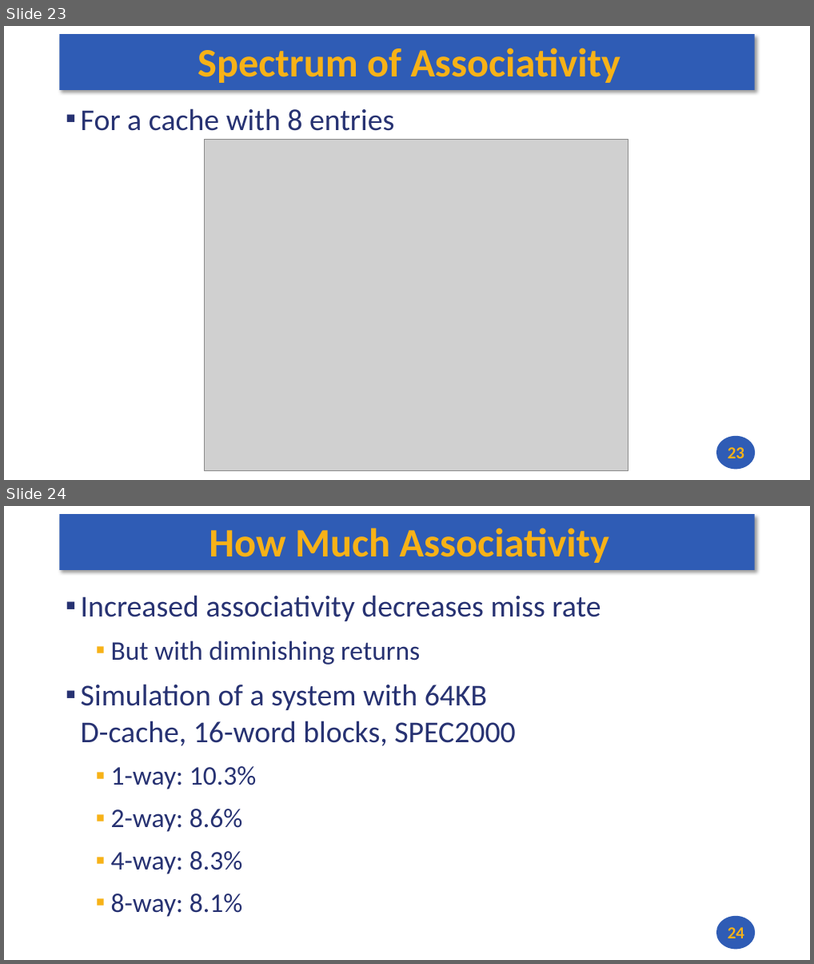
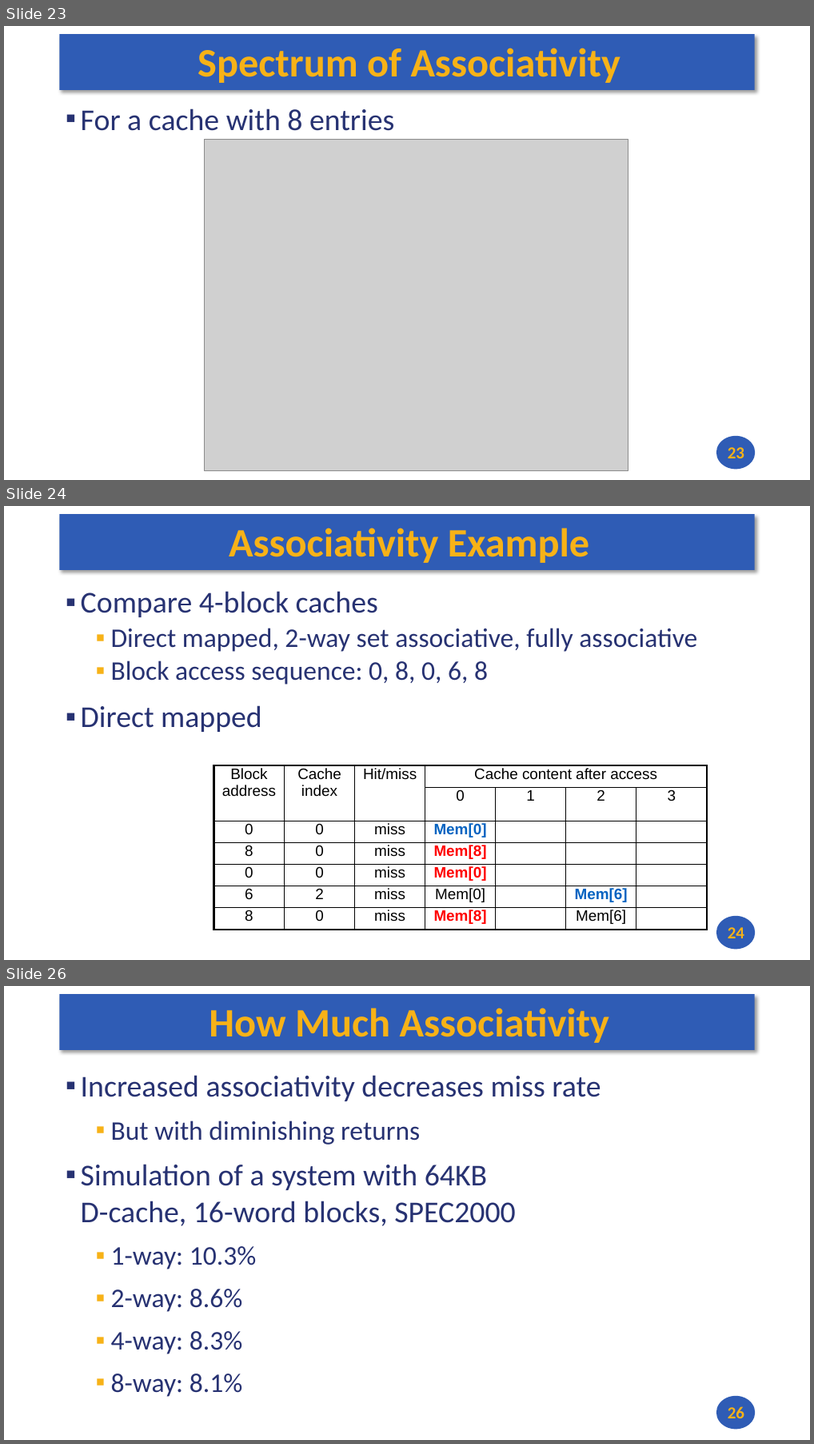
Before and after one commit to andrewt0301/hse-acos-course, a slide deck: docs/part1ca/11_Caches/CA_Lecture_11.pptx. Shown one above the other, each under a label of ours: slides 23 and 24 before the commit, slides 23, 24 and 26 after it; the slides between them are not shown. The pictures are 814x964 and 814x1444 pixels, drawn with LibreOffice and Linux fonts; fonts in the diff are those of the drawing; grey boxes stand for pictures. Boxes give left, top, right and bottom in pixels: in the first picture for what was removed or moved away, otherwise in the second. Text is boxed around its words. In the diff, an @@ line names an element or a change of style, - is before the commit and + after.

```diff
--- a/docs/part1ca/11_Caches/CA_Lecture_11.pptx
+++ b/docs/part1ca/11_Caches/CA_Lecture_11.pptx
@@ slide 24 added at (4,506,810,960), background #FFFFFF; not listed: 2 template elements that a slide beside it also shows @@
@@ title added at (229,528,590,563), 48 pt, text #F7B217, bold @@
+Associativity Example
@@ text added at (81,591,698,732), 32 pt, text #273272 @@
+▪ Compare 4-block caches
+  ▪ Direct mapped, 2-way set associative, fully associative
+  ▪ Block access sequence: 0, 8, 0, 6, 8
+▪ Direct mapped
@@ table added at (214,765,707,927), 7 rows, 7 columns @@
+Block address | Cache index | Hit/miss | Cache content after access |  |  | 
+ |  |  | 0 | 1 | 2 | 3
+0 | 0 | miss | Mem[0] |  |  | 
+8 | 0 | miss | Mem[8] |  |  | 
+0 | 0 | miss | Mem[0] |  |  | 
+6 | 2 | miss | Mem[0] |  | Mem[6] | 
+8 | 0 | miss | Mem[8] |  | Mem[6] | 
@@ page number added at (728,927,745,938), 20 pt, text #F7B217, bold @@
+24
@@ what was slide 24 is now slide 26 @@
@@ page number at (728,1406,745,1418): text changed @@
-24
+26
```
Also in this commit, not shown: 1 slide changed, 2 other slides added, 1 other file.
